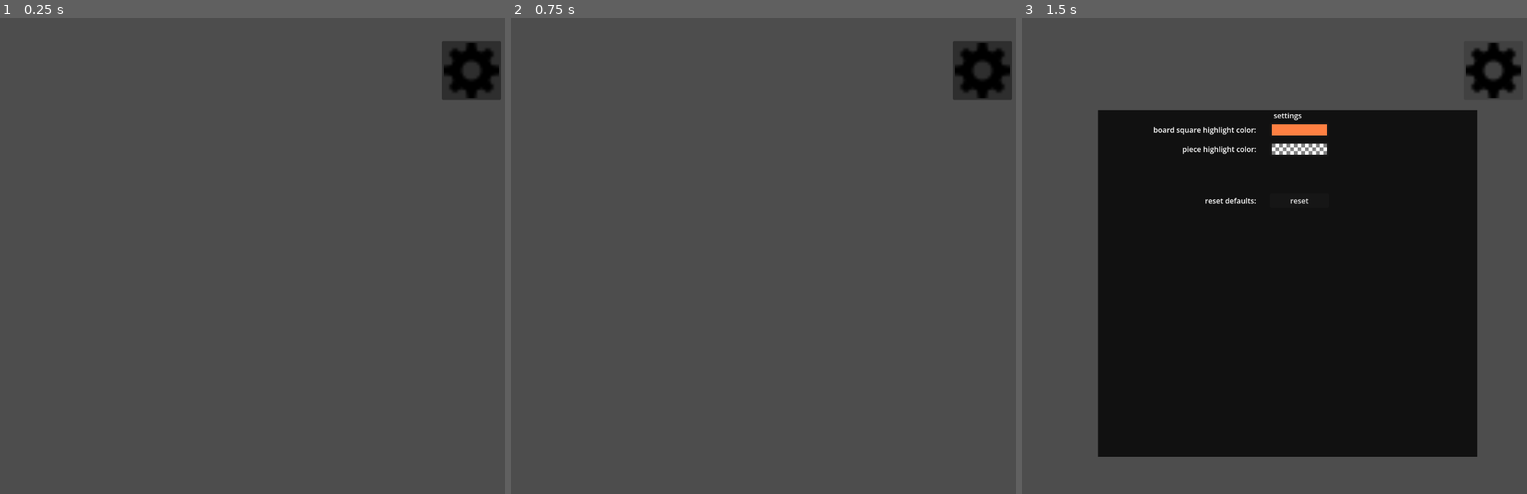
Above: before the commit, frames 1-3 (left to right).
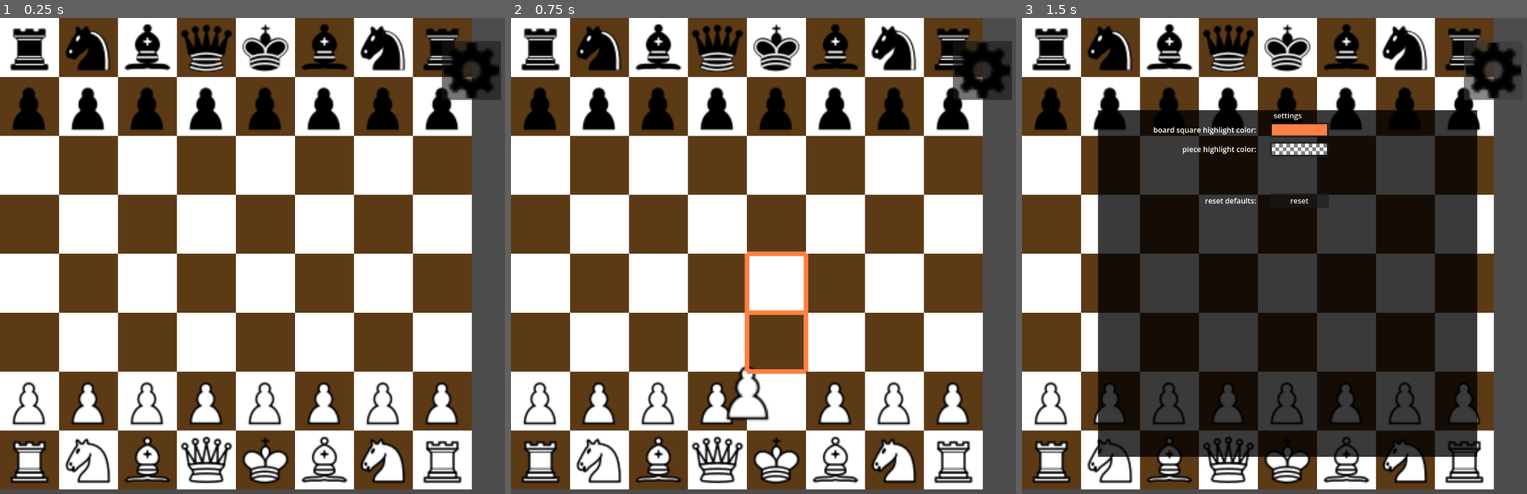
Above: after the commit, the same moments.

Repository: telamonian/chess_2d
Game: Godot game, scene res://game/game_2d.tscn
Two runs of this game, one before a commit and one after it. Both use one fixed random seed, a clock stepped at 60 frames per second and the inputs below.
Inputs (mouse positions are in pixels of both pictures, inside the frame that each line leads up to):
- Up to frame 1 (0.25 s): no input
- Up to frame 2 (0.75 s): tap Enter at 0.5 s; move the mouse to (748, 389) at 0.52 s; click (748, 389) at 0.67 s
- Up to frame 3 (1.5 s): click (1491, 70) at 1.25 s

The runs differ from the first frame. In frame 1, 91% of the frame differs, in the area x 0-94%, y 0-100%; in frame 2, 91%; in frame 3, 63%.
Error before the commit: Parse Error: Static function "moves_knight()" not found in base "Piece2D". (res://chess_engine/chess_engine.gd:99)

Commit message:
chess_engine based game_2d is now mostly working, but still pretty buggy

Diff:
--- a/chess_engine/chess_engine.gd
+++ b/chess_engine/chess_engine.gd
@@ -39,8 +39,6 @@
 
 func _spawn_game(files: int = 8, rows: int = 8):
   setup(files, rows)
-
-  board.spawn_board(8, 8)
 
   player_man.spawn_player(0, Enum.Pcolor.WHITE, FILES, ROWS)
   player_man.spawn_player(1, Enum.Pcolor.BLACK, FILES, ROWS)
@@ -96,7 +94,7 @@
 
   # check for knight and king threats
   for ptype in [Enum.Ptype.KNIGHT, Enum.Ptype.KING]:
-    for move in Piece2D.moves_knight(file, row) if ptype == Enum.Ptype.KNIGHT else Piece2D.moves_king(file, row):
+    for move in Piece.moves_knight(file, row) if ptype == Enum.Ptype.KNIGHT else Piece.moves_king(file, row):
       if board.is_inbounds(move):
         if move in pieces:
           var potential_threat = pieces[move]
@@ -105,7 +103,7 @@
 
   # check for bishop, rook, and queen threats
   for ptype in [Enum.Ptype.BISHOP, Enum.Ptype.ROOK]:
-    for run in Piece2D.moves_bishop(file, row) if ptype == Enum.Ptype.BISHOP else Piece2D.moves_rook(file, row):
+    for run in Piece.moves_bishop(file, row) if ptype == Enum.Ptype.BISHOP else Piece.moves_rook(file, row):
       for move in run:
         if board.is_inbounds(move):
           if move in pieces:
@@ -124,10 +122,48 @@
   var king = piece_man.kings[player_id]
   return is_threatened(king.file, king.row, player_id)
 
-func get_valid_moves(piece: Piece2D) -> Array[Vector2i]:
+#TODO: figure out a way to check checked without moving around the actual game pieces
+#TODO: add handling for getting out of check
+func filter_checked(piece: Piece, moves: Array[Vector2i]) -> Array[Vector2i]:
+  #var player_id = piece.player_id
+  #var filtered: Array[Vector2i] = []
+  #var original_is_moved = piece.is_moved
+  #var original_grid_pos = piece.grid_position
+  #var current_grid_pos = piece.grid_position
+  #var buffer_grid_pos = Vector2i(-1, -1)
+#
+  #for move in moves:
+    #piece_man.move_piece(current_grid_pos, move)
+    #current_grid_pos = move
+    #if not is_checked(player_id):
+      #filtered.append(move)
+#
+  #piece_man.move_piece(original_grid_pos, buffer_grid_pos)
+  #if not is_checked(player_id):
+    #filtered = moves
+#
+  #piece_man.move_piece(buffer_grid_pos, original_grid_pos)
+  #piece.is_moved = original_is_moved
+  #return filtered
+
+  var player_id = piece.player_id
+  var filtered: Array[Vector2i] = []
+  var original_is_moved = piece.is_moved
+  var original_grid_pos = piece.grid_position
+  var buffer_grid_pos = Vector2i(-1, -1)
+
+  piece_man.move_piece(original_grid_pos, buffer_grid_pos)
+  if not is_checked(player_id):
+    filtered = moves
+
+  piece_man.move_piece(buffer_grid_pos, original_grid_pos)
+  piece.is_moved = original_is_moved
+  return filtered
+
+func get_valid_moves(piece: Piece) -> Array[Vector2i]:
   var pieces = piece_man.pieces
   var player = player_man.players[piece.player_id]
-  var raw_moves = piece.get_moves(player)
+  var raw_moves = piece.get_moves()
   var moves: Array[Vector2i]
 
   if piece.type == Enum.Ptype.PAWN:
@@ -166,31 +202,7 @@
 
   return filter_checked(piece, moves)
 
-#TODO: figure out a way to check checked without moving around the actual game pieces
-#TODO: add handling for getting out of check
-func filter_checked(piece: Piece2D, moves: Array[Vector2i]) -> Array[Vector2i]:
-  var player_id = piece.player_id
-  var filtered: Array[Vector2i] = []
-  var original_is_moved = piece.is_moved
-  var original_grid_pos = piece.grid_position
-  var current_grid_pos = piece.grid_position
-  var buffer_grid_pos = Vector2i(-1, -1)
-
-  for move in moves:
-    piece_man.move_piece(current_grid_pos, move)
-    current_grid_pos = move
-    if not is_checked(player_id):
-      filtered.append(move)
-
-  piece_man.move_piece(original_grid_pos, buffer_grid_pos)
-  if not is_checked(player_id):
-    filtered = moves
-
-  piece_man.move_piece(buffer_grid_pos, original_grid_pos)
-  piece.is_moved = original_is_moved
-  return filtered
-
-func get_valid_castling_moves(piece: Piece2D) -> Array[Vector2i]:
+func get_valid_castling_moves(piece: Piece) -> Array[Vector2i]:
   var pieces = piece_man.pieces
 
   var valid_castling_moves: Array[Vector2i] = []
--- a/game/game_2d.gd
+++ b/game/game_2d.gd
@@ -1,13 +1,25 @@
 extends Node2D
 
-@onready var player_man = $Player_Manager
-@onready var piece_man = $Piece_Manager
+@onready var player_man = $Player_2d_Manager
+@onready var piece_man = $Piece_2d_Manager
 @onready var board = $Board_2d
 
 var main_engine: ChessEngine = ChessEngine.new()
 
+func spawn_game(files: int = 8, rows: int = 8) -> void:
+  # spawn the game logic
+  main_engine.spawn_game(files, rows)
+
+  # spawn the game gui
+  board.spawn_board(files, rows)
+  for engine_player in main_engine.player_man.players.values():
+    player_man.spawn_player(engine_player)
+  for engine_piece in main_engine.piece_man.pieces.values():
+    piece_man.spawn_piece(engine_piece)
+
 func _ready() -> void:
-  main_engine.spawn_game()
+  spawn_game()
+
   piece_man.piece_drag_started.connect(_on_piece_drag_started)
   piece_man.piece_drag_ended.connect(_on_piece_drag_ended)
 
@@ -19,6 +31,11 @@
     piece.position = board.grid_to_local(grid_pos)
     return false
 
+func get_valid_moves(piece_2d: Piece2D):
+  return main_engine.get_valid_moves(piece_2d.engine_piece)
+
+func get_valid_castling_moves(piece_2d: Piece2D):
+  return main_engine.get_valid_castling_moves(piece_2d.engine_piece)
   #var player = player_man.players[piece.player_id]
   #var valid_moves = get_valid_moves(piece)
 #
@@ -178,14 +195,14 @@
               #valid_castling_moves.append(Vector2i(piece.file + 2*shift, piece.row))
   #return valid_castling_moves
 
-func _on_piece_drag_started(piece: Piece2D):
-  var valid_moves = main_engine.get_valid_moves(piece)
-  match piece.type:
+func _on_piece_drag_started(piece_2d: Piece2D):
+  var valid_moves = get_valid_moves(piece_2d)
+  match piece_2d.engine_piece.type:
     Enum.Ptype.KING:
-      valid_moves.append_array(main_engine.get_valid_castling_moves(piece))
+      valid_moves.append_array(get_valid_castling_moves(piece_2d))
   board.highlights.set_highlight(valid_moves)
 
 func _on_piece_drag_ended(piece: Piece2D):
   board.highlights.remove_highlight()
   var new_grid_pos = board.global_to_grid(piece.position)
-  move_piece(piece.grid_position, new_grid_pos)
+  move_piece(piece.engine_piece.grid_position, new_grid_pos)
--- a/game/game_2d.tscn
+++ b/game/game_2d.tscn
@@ -2,18 +2,18 @@
 
 [ext_resource type="PackedScene" uid="uid://cgg65ymwya6wq" path="res://game/board/board_2d.tscn" id="1_kt5uc"]
 [ext_resource type="Script" uid="uid://5u734353clku" path="res://game/game_2d.gd" id="1_luvuv"]
-[ext_resource type="Script" uid="uid://c7gdqb78i37ci" path="res://game/piece_manager.gd" id="2_w264a"]
-[ext_resource type="Script" uid="uid://clviav8qckj4k" path="res://game/player_manager.gd" id="4_bd2yl"]
+[ext_resource type="Script" uid="uid://c7gdqb78i37ci" path="res://game/piece_2d_manager.gd" id="2_w264a"]
+[ext_resource type="Script" uid="uid://clviav8qckj4k" path="res://game/player_2d_manager.gd" id="4_bd2yl"]
 [ext_resource type="Texture2D" uid="uid://ybwh51t7hip6" path="res://assets/gear_icon.svg" id="5_ume8q"]
 [ext_resource type="Script" uid="uid://q5tyiq337eqo" path="res://game/settings_button.gd" id="6_t8shf"]
 
 [node name="Game_2d" type="Node2D"]
 script = ExtResource("1_luvuv")
 
-[node name="Piece_Manager" type="Node2D" parent="."]
+[node name="Piece_2d_Manager" type="Node2D" parent="."]
 script = ExtResource("2_w264a")
 
-[node name="Player_Manager" type="Node2D" parent="."]
+[node name="Player_2d_Manager" type="Node2D" parent="."]
 script = ExtResource("4_bd2yl")
 
 [node name="Board_2d" parent="." instance=ExtResource("1_kt5uc")]
--- a/game/piece/piece_2d.gd
+++ b/game/piece/piece_2d.gd
@@ -15,7 +15,7 @@
 
 # static constructor/instantiator
 # see: https://www.reddit.com/r/godot/comments/13pm5o5/comment/ktmmqp0
-static func new_piece(eng_piece: Piece, pixel_pos: Vector2):
+static func new_piece(eng_piece: Piece, pixel_pos: Vector2) -> Piece2D:
   #engine_piece = epiece
   # walrus operator assigns both value and type
   var new_piece_2d := PIECE_SCENE.instantiate()
@@ -23,7 +23,7 @@
   # at this point this node and any children exist, but any _ready and child._ready won't be called until this node is added to main tree (via eg add_child)
   new_piece_2d.setup(eng_piece, pixel_pos)
 
-  return new_piece
+  return new_piece_2d
 
 func move(pixel_pos: Vector2):
   position = pixel_pos
--- a/game/player_2d_manager.gd
+++ b/game/player_2d_manager.gd
@@ -8,14 +8,5 @@
   var player: Player2D = PLAYER_SCENE.instantiate()
   add_child(player)
 
-  player.setup(id, color, get_parent().board.FILES, get_parent().board.ROWS)
+  player.setup(engine_player)
   players[player.id] = player
-
-# Called when the node enters the scene tree for the first time.
-func _ready() -> void:
-  pass # Replace with function body.
-
-
-# Called every frame. 'delta' is the elapsed time since the previous frame.
-func _process(delta: float) -> void:
-  pass
